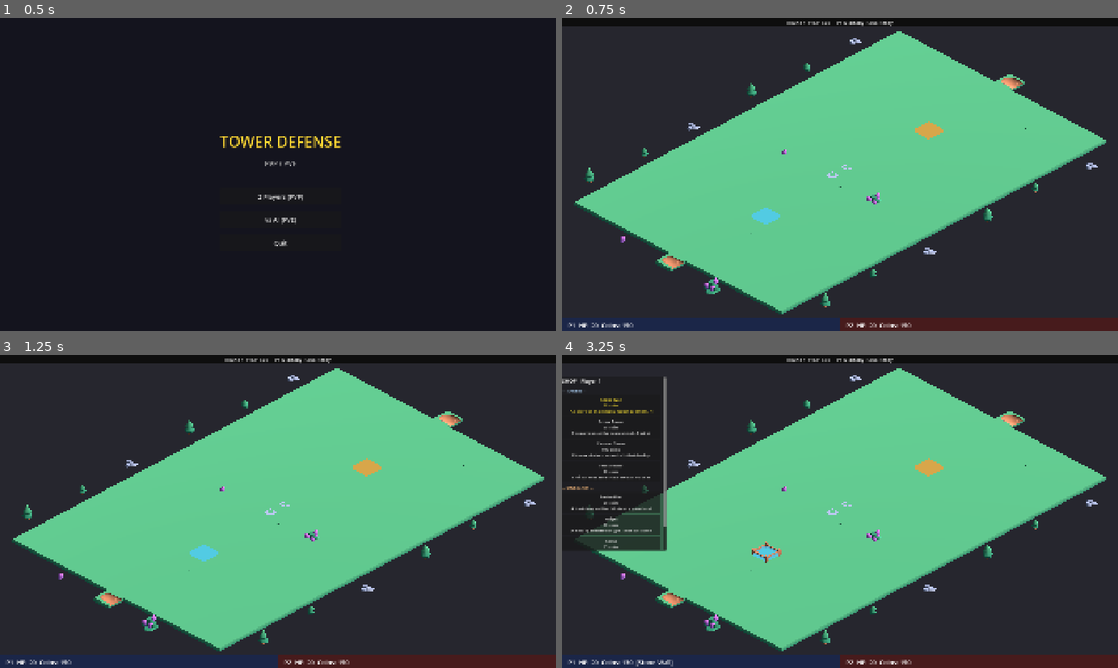
Above: before the commit, frames 1-4 (two rows, left to right).
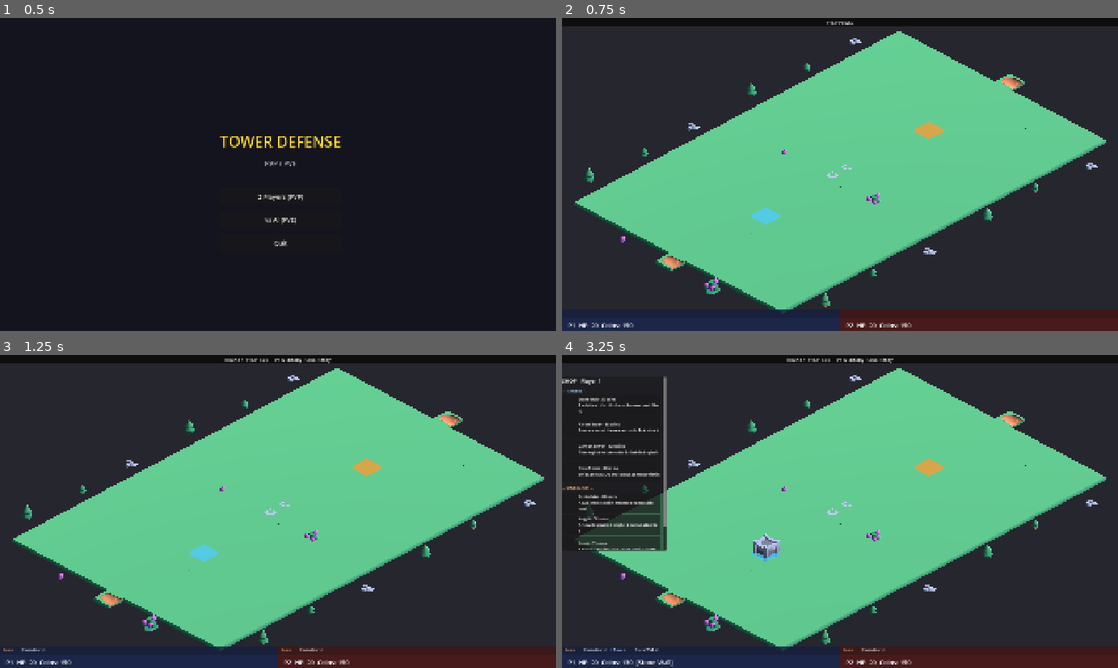
Above: after the commit, the same moments.

Repository: judaheland-dev/tower-defense
Game: Godot game, scene res://scenes/main_menu/MainMenu.tscn
Same seed, same stepped clock (60 frames per second), same inputs: the game is played once before the commit and once after it. Sound files missing from this copy of the repository are replaced by a short silence.
Inputs (mouse positions are in pixels of both pictures, inside the frame that each line leads up to):
- Up to frame 1 (0.5 s): no input
- Up to frame 2 (0.75 s): click "2 Players (PVP)" at 0.5 s
- Up to frame 3 (1.25 s): no input
- Up to frame 4 (3.25 s): tap Enter at 1.25 s; tap Tab (p1_shop) at 1.52, 3.02 s; click (612, 405) at 2 s, where only the run before the commit has a clickable "Stone Wall 20 coins A solid w…"; tap Space at 2.75 s

Frame 1 is identical in both runs. In frame 2, 0.2% of the frame differs, in the area x 37-60%, y 1-95%; in frame 3, 0.1%; in frame 4, 2.3%, in the area x 0-59%, y 13-95%.

Commit message:
Graphics updates and improvements
Co-authored-by: Copilot <copilot@github.com>

Diff:
--- a/resources/MobData.gd
+++ b/resources/MobData.gd
@@ -30,5 +30,6 @@
 @export var debuff_radius: float = 2.0
 
 # Visual
+@export var icon_color: Color = Color(0.5, 0.5, 0.5)
 @export var model_path: String = ""
 @export var model_scale: float = 1.0
--- a/resources/TowerData.gd
+++ b/resources/TowerData.gd
@@ -31,5 +31,6 @@
 @export var upgrade_ids: Array[StringName] = []
 
 # Visual
+@export var icon_color: Color = Color(0.5, 0.5, 0.5)
 @export var model_path: String = ""       # path to GLB scene
 @export var model_scale: float = 1.0
--- a/resources/mobs/mob_armored.tres
+++ b/resources/mobs/mob_armored.tres
@@ -25,5 +25,6 @@
 debuffs_nearby_towers = false
 debuff_attack_slow = 0.5
 debuff_radius = 2.0
+icon_color = Color(0.45, 0.45, 0.55, 1)
 model_path = "res://assets/models/mini-dungeon/Models/GLB format/character-orc.glb"
-model_scale = 4.0
+model_scale = 2.0
--- a/resources/mobs/mob_basic.tres
+++ b/resources/mobs/mob_basic.tres
@@ -25,5 +25,6 @@
 debuffs_nearby_towers = false
 debuff_attack_slow = 0.5
 debuff_radius = 2.0
+icon_color = Color(0.7, 0.5, 0.3, 1)
 model_path = "res://assets/models/mini-dungeon/Models/GLB format/character-human.glb"
-model_scale = 4.0
+model_scale = 2.0
--- a/resources/mobs/mob_fast.tres
+++ b/resources/mobs/mob_fast.tres
@@ -25,5 +25,6 @@
 debuffs_nearby_towers = false
 debuff_attack_slow = 0.5
 debuff_radius = 2.0
+icon_color = Color(0.95, 0.85, 0.2, 1)
 model_path = "res://assets/models/mini-dungeon/Models/GLB format/character-human.glb"
-model_scale = 4.0
+model_scale = 2.0
--- a/resources/mobs/mob_healer.tres
+++ b/resources/mobs/mob_healer.tres
@@ -25,5 +25,6 @@
 debuffs_nearby_towers = false
 debuff_attack_slow = 0.5
 debuff_radius = 2.0
+icon_color = Color(0.4, 0.9, 0.5, 1)
 model_path = "res://assets/models/mini-dungeon/Models/GLB format/character-human.glb"
-model_scale = 4.0
+model_scale = 2.0
--- a/resources/towers/tower_arrow.tres
+++ b/resources/towers/tower_arrow.tres
@@ -17,5 +17,6 @@
 slow_amount = 0.0
 max_health = 80.0
 upgrade_ids = [&"tower_arrow_2"]
+icon_color = Color(0.3, 0.8, 0.3, 1)
 model_path = "res://assets/models/tower-defense-kit/weapon-ballista.glb"
 model_scale = 3.0
--- a/resources/towers/tower_cannon.tres
+++ b/resources/towers/tower_cannon.tres
@@ -17,5 +17,6 @@
 slow_amount = 0.0
 max_health = 120.0
 upgrade_ids = [&"tower_cannon_2"]
+icon_color = Color(0.9, 0.4, 0.2, 1)
 model_path = "res://assets/models/tower-defense-kit/weapon-cannon.glb"
 model_scale = 3.0
--- a/resources/towers/tower_slow.tres
+++ b/resources/towers/tower_slow.tres
@@ -17,5 +17,6 @@
 slow_amount = 0.5
 max_health = 60.0
 upgrade_ids = [&"tower_slow_2"]
+icon_color = Color(0.3, 0.7, 1.0, 1)
 model_path = "res://assets/models/tower-defense-kit/tower-round-crystals.glb"
 model_scale = 3.0
--- a/resources/towers/wall_basic.tres
+++ b/resources/towers/wall_basic.tres
@@ -17,5 +17,6 @@
 slow_amount = 0.0
 max_health = 200.0
 upgrade_ids = []
-model_path = "res://assets/models/tower-defense-kit/wood-structure.glb"
-model_scale = 2.0
+icon_color = Color(0.6, 0.6, 0.6, 1)
+model_path = "res://assets/models/mini-dungeon/Models/GLB format/wall.glb"
+model_scale = 1.8
--- a/scenes/game/Game.gd
+++ b/scenes/game/Game.gd
@@ -13,10 +13,13 @@
 var _p2_hud: CanvasLayer = null
 var _shop_uis: Array[Node] = []
 var _world_root: Node3D = null
+var _info_labels: Array[HBoxContainer] = []  # army/defense info container per player
+var _icon_cache: Dictionary = {}  # model_path -> ImageTexture (pre-rendered 3D icons)
 
 func _ready() -> void:
 	_build_world()
 	_build_huds()
+	await _prerender_item_icons()
 	_build_round_manager()
 
 	GameManager.state_changed.connect(_on_state_changed)
@@ -120,6 +123,9 @@
 	_player_worlds[0].hp_changed.connect(func(_hp: int) -> void: _refresh_hud_label(0, p1_label))
 	_player_worlds[0].selected_item_changed.connect(func(_item: Resource) -> void: _refresh_hud_label(0, p1_label))
 
+	var p1_info := _make_info_strip(Color(0.08, 0.12, 0.25, 0.80), font, 0, 0, 1080 - HUD_STRIP_HEIGHT - 28)
+	_p1_hud.add_child(p1_info)
+
 	# P2 HUD strip - bottom-right corner
 	_p2_hud = CanvasLayer.new()
 	_p2_hud.layer = 2
@@ -131,6 +137,9 @@
 	_refresh_hud_label(1, p2_label)
 	_player_worlds[1].hp_changed.connect(func(_hp: int) -> void: _refresh_hud_label(1, p2_label))
 	_player_worlds[1].selected_item_changed.connect(func(_item: Resource) -> void: _refresh_hud_label(1, p2_label))
+
+	var p2_info := _make_info_strip(Color(0.25, 0.08, 0.08, 0.80), font, 1, 960, 1080 - HUD_STRIP_HEIGHT - 28)
+	_p2_hud.add_child(p2_info)
 
 func _make_hud_strip(color: Color, font: FontFile, player_index: int, x_offset: int, y_offset: int) -> ColorRect:
 	var strip := ColorRect.new()
@@ -173,6 +182,209 @@
 	var item_str := ("  [%s]" % item_name) if item_name != "" else ""
 	label.text = "%s  HP: %d  Coins: %d%s" % [prefix, hp, coins, item_str]
 
+func _make_info_strip(color: Color, font: FontFile, player_index: int, x_offset: int, y_offset: int) -> ColorRect:
+	var strip := ColorRect.new()
+	strip.color = color
+	strip.set_anchors_preset(Control.PRESET_TOP_LEFT)
+	strip.offset_left = x_offset
+	strip.offset_top = y_offset
+	strip.offset_right = x_offset + 960
+	strip.offset_bottom = y_offset + 28
+	strip.mouse_filter = Control.MOUSE_FILTER_IGNORE
+
+	var hbox := HBoxContainer.new()
+	hbox.name = "InfoContainer"
+	hbox.set_anchors_and_offsets_preset(Control.PRESET_FULL_RECT)
+	hbox.offset_left = 12
+	hbox.offset_right = -12
+	hbox.add_theme_constant_override("separation", 6)
+	hbox.mouse_filter = Control.MOUSE_FILTER_IGNORE
+	strip.add_child(hbox)
+
+	# Store for later refresh
+	while _info_labels.size() <= player_index:
+		_info_labels.append(null)
+	_info_labels[player_index] = hbox
+
+	# Connect signals for live updates
+	var world := _player_worlds[player_index]
+	world.mob_queue_changed.connect(func() -> void: _refresh_info_label(player_index))
+	world.tower_changed.connect(func() -> void: _refresh_info_label(player_index))
+	EconomyManager.coins_changed.connect(
+		func(idx: int, _amount: int) -> void:
+			if idx == player_index:
+				_refresh_info_label(player_index)
+	)
+
+	_refresh_info_label(player_index)
+	return strip
+
+func _refresh_info_label(player_index: int) -> void:
+	if player_index >= _info_labels.size() or _info_labels[player_index] == null:
+		return
+	var hbox: HBoxContainer = _info_labels[player_index]
+	var world := _player_worlds[player_index]
+	var font := GameManager.kenney_font()
+
+	# Clear previous children
+	for child in hbox.get_children():
+		child.queue_free()
+
+	var mob_counts: Dictionary = world.call("get_queued_mob_counts")
+	var tower_counts: Dictionary = world.call("get_tower_counts")
+
+	if not mob_counts.is_empty():
+		var army_label := Label.new()
+		army_label.text = "Army:"
+		if font:
+			army_label.add_theme_font_override("font", font)
+		army_label.add_theme_font_size_override("font_size", 12)
+		army_label.add_theme_color_override("font_color", Color(1.0, 0.75, 0.5))
+		army_label.mouse_filter = Control.MOUSE_FILTER_IGNORE
+		hbox.add_child(army_label)
+		for mob_name in mob_counts:
+			var info: Dictionary = mob_counts[mob_name]
+			_add_icon_count(hbox, info, mob_name, font)
+
+	if not mob_counts.is_empty() and not tower_counts.is_empty():
+		var sep := Label.new()
+		sep.text = "|"
+		sep.add_theme_font_size_override("font_size", 12)
+		sep.add_theme_color_override("font_color", Color(0.5, 0.5, 0.5))
+		sep.mouse_filter = Control.MOUSE_FILTER_IGNORE
+		hbox.add_child(sep)
+
+	if not tower_counts.is_empty():
+		var tower_label := Label.new()
+		tower_label.text = "Towers:"
+		if font:
+			tower_label.add_theme_font_override("font", font)
+		tower_label.add_theme_font_size_override("font_size", 12)
+		tower_label.add_theme_color_override("font_color", Color(0.7, 0.85, 1.0))
+		tower_label.mouse_filter = Control.MOUSE_FILTER_IGNORE
+		hbox.add_child(tower_label)
+		for tower_name in tower_counts:
+			var info: Dictionary = tower_counts[tower_name]
+			_add_icon_count(hbox, info, tower_name, font)
+
+func _add_icon_count(hbox: HBoxContainer, info: Dictionary, item_name: String, font: FontFile) -> void:
+	var model_path: String = info.get("model_path", "")
+	var icon := _make_mini_icon(info["color"], 18, model_path)
+	hbox.add_child(icon)
+
+	var lbl := Label.new()
+	lbl.text = "%s x%d" % [item_name, info["count"]]
+	if font:
+		lbl.add_theme_font_override("font", font)
+	lbl.add_theme_font_size_override("font_size", 12)
+	lbl.add_theme_color_override("font_color", Color(0.9, 0.9, 0.9))
+	lbl.mouse_filter = Control.MOUSE_FILTER_IGNORE
+	hbox.add_child(lbl)
+
+func _make_mini_icon(color: Color, size: int, model_path: String = "") -> TextureRect:
+	var rect := TextureRect.new()
+	rect.custom_minimum_size = Vector2(size, size)
+	rect.stretch_mode = TextureRect.STRETCH_KEEP_ASPECT_CENTERED
+	rect.expand_mode = TextureRect.EXPAND_IGNORE_SIZE
+	rect.mouse_filter = Control.MOUSE_FILTER_IGNORE
+	if model_path != "" and _icon_cache.has(model_path):
+		rect.texture = _icon_cache[model_path]
+		rect.self_modulate = color
+	else:
+		# Fallback: colored square
+		var img := Image.create(size, size, false, Image.FORMAT_RGBA8)
+		var border := Color(color.r * 0.5, color.g * 0.5, color.b * 0.5, 1.0)
+		for y in size:
+			for x in size:
+				if x == 0 or y == 0 or x == size - 1 or y == size - 1:
+					img.set_pixel(x, y, border)
+				else:
+					img.set_pixel(x, y, color)
+		rect.texture = ImageTexture.create_from_image(img)
+	return rect
+
+func _prerender_item_icons() -> void:
+	var item_paths := [
+		"res://resources/towers/wall_basic.tres",
+		"res://resources/towers/tower_arrow.tres",
+		"res://resources/towers/tower_cannon.tres",
+		"res://resources/towers/tower_slow.tres",
+		"res://resources/mobs/mob_basic.tres",
+		"res://resources/mobs/mob_armored.tres",
+		"res://resources/mobs/mob_fast.tres",
+		"res://resources/mobs/mob_healer.tres",
+	]
+
+	var unique_models: Dictionary = {}  # model_path -> render_scale (float)
+	for path in item_paths:
+		if not ResourceLoader.exists(path):
+			continue
+		var item: Resource = load(path)
+		var model_path: String = item.get("model_path") if item.get("model_path") else ""
+		var model_scale: float = item.get("model_scale") if item.get("model_scale") != null else 1.0
+		if model_path != "" and ResourceLoader.exists(model_path):
+			# Keep the largest scale if multiple items share a model
+			if not unique_models.has(model_path) or model_scale > unique_models[model_path]:
+				unique_models[model_path] = model_scale
+
+	if unique_models.is_empty():
+		return
+
+	# Temporary SubViewport for rendering model icons
+	var viewport := SubViewport.new()
+	viewport.size = Vector2i(128, 128)
+	viewport.transparent_bg = true
+	viewport.render_target_update_mode = SubViewport.UPDATE_ALWAYS
+	viewport.own_world_3d = true
+	add_child(viewport)
+
+	var cam := Camera3D.new()
+	cam.projection = Camera3D.PROJECTION_ORTHOGONAL
+	cam.size = 2.5
+	cam.position = Vector3(1.5, 2.0, 1.5)
+	viewport.add_child(cam)
+	cam.look_at(Vector3(0.0, 0.5, 0.0), Vector3.UP)
+
+	var light := DirectionalLight3D.new()
+	light.rotation_degrees = Vector3(-45.0, 45.0, 0.0)
+	light.light_energy = 1.5
+	viewport.add_child(light)
+
+	var env_node := WorldEnvironment.new()
+	var environment := Environment.new()
+	environment.background_mode = Environment.BG_COLOR
+	environment.background_color = Color(0.0, 0.0, 0.0, 0.0)
+	environment.ambient_light_source = Environment.AMBIENT_SOURCE_COLOR
+	environment.ambient_light_color = Color(0.7, 0.7, 0.7)
+	environment.ambient_light_energy = 0.8
+	env_node.environment = environment
+	viewport.add_child(env_node)
+
+	# Wall (model_scale=1.8) looks correct at cam size 2.5.
+	# Scale other models relative to the wall so they fill the frame similarly.
+	var reference_scale := 1.8
+
+	for model_path in unique_models:
+		var render_scale: float = unique_models[model_path]
+		var scene: PackedScene = load(model_path)
+		var inst := scene.instantiate()
+		# Scale the model so it fills the viewport like the wall does
+		var scale_factor := render_scale / reference_scale
+		inst.scale = Vector3.ONE * scale_factor
+		viewport.add_child(inst)
+
+		# Wait 2 frames for the viewport to render the model
+		await get_tree().process_frame
+		await get_tree().process_frame
+
+		var img := viewport.get_texture().get_image()
+		_icon_cache[model_path] = ImageTexture.create_from_image(img)
+
+		viewport.remove_child(inst)
+		inst.queue_free()
+
+	viewport.queue_free()
+
 func _build_round_manager() -> void:
 	_round_manager = load("res://systems/RoundManager.gd").new()
 	_round_manager.player_worlds = _player_worlds
@@ -184,6 +396,7 @@
 		var shop: CanvasLayer = load("res://scenes/game/ShopUI.gd").new()
 		shop.player_index = i
 		shop.player_world = _player_worlds[i]
+		shop.icon_cache = _icon_cache
 		# P1 shop on left edge, P2 shop on right edge
 		shop.viewport_top = STATUS_BAR_HEIGHT
 		shop.viewport_left = 0 if i == 0 else (1920 - 360)
--- a/scenes/game/PlayerWorld.gd
+++ b/scenes/game/PlayerWorld.gd
@@ -43,6 +43,8 @@
 signal hp_changed(new_hp: int)
 signal mob_reached_exit(mob: Node)
 signal selected_item_changed(item: Resource)
+signal mob_queue_changed()
+signal tower_changed()
 
 func _ready() -> void:
 	add_to_group("nav_geo")  # lets the NavigationMesh bake scan this node + all children
@@ -321,6 +323,14 @@
 func _try_place() -> void:
 	if _selected_item == null:
 		return
+	# Mob purchases don't need a grid cell - handle before any grid checks
+	if _selected_item is MobData:
+		var data: MobData = _selected_item
+		if not EconomyManager.can_afford(player_index, data.cost):
+			return
+		EconomyManager.spend(player_index, data.cost)
+		_queue_mob(data)
+		return
 	if _grid[_cursor_col][_cursor_row]:
 		return  # already occupied
 	# Protect cells near spawn (center edge) and exit (outer edge)
@@ -345,12 +355,6 @@
 		_grid[_cursor_col][_cursor_row] = true
 		EconomyManager.spend(player_index, data.cost)
 		_spawn_tower(data, _cursor_col, _cursor_row)
-	elif _selected_item is MobData:
-		var data: MobData = _selected_item
-		if not EconomyManager.can_afford(player_index, data.cost):
-			return
-		EconomyManager.spend(player_index, data.cost)
-		_queue_mob(data)
 
 func _try_sell() -> void:
 	var key := "%d,%d" % [_cursor_col, _cursor_row]
@@ -364,6 +368,7 @@
 	_tower_nodes.erase(key)
 	_grid[_cursor_col][_cursor_row] = false
 	_pathfinding.bake_async()
+	tower_changed.emit()
 
 # ---------- tower spawning ----------
 
@@ -377,6 +382,7 @@
 	var key := "%d,%d" % [col, row]
 	_tower_nodes[key] = tower
 	_pathfinding.bake_async()
+	tower_changed.emit()
 	AudioManager.play_sfx_path("res://assets/audio/sfx_place.ogg", -4.0)
 
 # ---------- mob management ----------
@@ -385,6 +391,7 @@
 
 func _queue_mob(data: MobData) -> void:
 	_queued_mobs.append(data)
+	mob_queue_changed.emit()
 	AudioManager.play_sfx_path("res://assets/audio/sfx_click.ogg", -6.0, 0.9)
 
 func get_queued_mobs() -> Array[MobData]:
@@ -392,6 +399,29 @@
 
 func clear_queued_mobs() -> void:
 	_queued_mobs.clear()
+	mob_queue_changed.emit()
+
+func get_queued_mob_counts() -> Dictionary:
+	# Returns {display_name: {"count": int, "color": Color, "model_path": String}}
+	var counts := {}
+	for mob_data in _queued_mobs:
+		var n: String = mob_data.display_name
+		if not counts.has(n):
+			counts[n] = {"count": 0, "color": mob_data.icon_color, "model_path": mob_data.model_path}
+		counts[n]["count"] += 1
+	return counts
+
+func get_tower_counts() -> Dictionary:
+	# Returns {display_name: {"count": int, "color": Color, "model_path": String}}
+	var counts := {}
+	for tower_node in _tower_nodes.values():
+		var data: TowerData = tower_node.get("data")
+		if data:
+			var n: String = data.display_name
+			if not counts.has(n):
+				counts[n] = {"count": 0, "color": data.icon_color, "model_path": data.model_path}
+			counts[n]["count"] += 1
+	return counts
 
 func spawn_mob(data: MobData) -> void:
 	var mob: Node = load("res://scenes/game/MobNode.gd").new()
@@ -446,6 +476,7 @@
 			if parts.size() == 2:
 				_grid[int(parts[0])][int(parts[1])] = false
 			_pathfinding.bake_async()
+			tower_changed.emit()
 			break
 
 func _on_state_changed(new_state: GameManager.GameState) -> void:
--- a/scenes/game/ShopUI.gd
+++ b/scenes/game/ShopUI.gd
@@ -25,6 +25,9 @@
 var _focused_idx: int = 0
 var _nav_timer: float = 0.0
 const NAV_REPEAT_DELAY: float = 0.18
+
+# Pre-rendered 3D model icon textures, set by Game.gd before add_child
+var icon_cache: Dictionary = {}
 
 func _ready() -> void:
 	process_mode = Node.PROCESS_MODE_ALWAYS
@@ -130,12 +133,34 @@
 	var name_str: String = item.get("display_name") if item.get("display_name") else "?"
 	var cost: int = item.get("cost") if item.get("cost") != null else 0
 	var desc: String = item.get("description") if item.get("description") else ""
-	btn.text = "%s\n%d coins\n%s" % [name_str, cost, desc.left(40)]
-	btn.autowrap_mode = TextServer.AUTOWRAP_WORD_SMART
+
+	# Layout: HBoxContainer with icon on left + text on right
+	var hbox := HBoxContainer.new()
+	hbox.set_anchors_and_offsets_preset(Control.PRESET_FULL_RECT)
+	hbox.add_theme_constant_override("separation", 8)
+	hbox.mouse_filter = Control.MOUSE_FILTER_IGNORE
+
+	var icon := _make_item_icon(item, 48)
+	hbox.add_child(icon)
+
+	var text_label := Label.new()
+	text_label.text = "%s - %d coins\n%s" % [name_str, cost, desc.left(45)]
+	text_label.autowrap_mode = TextServer.AUTOWRAP_WORD_SMART
+	text_label.size_flags_horizontal = Control.SIZE_EXPAND_FILL
+	text_label.vertical_alignment = VERTICAL_ALIGNMENT_CENTER
+	text_label.mouse_filter = Control.MOUSE_FILTER_IGNORE
+	if font:
+		text_label.add_theme_font_override("font", font)
+	text_label.add_theme_font_size_override("font_size", 13)
+	hbox.add_child(text_label)
+
+	btn.add_child(hbox)
 
 	if font:
 		btn.add_theme_font_override("font", font)
 	btn.add_theme_font_size_override("font_size", 14)
+	# Hide button's own text since we use the label inside hbox
+	btn.text = ""
 
 	btn.pressed.connect(func() -> void:
 		if player_world:
@@ -145,6 +170,33 @@
 	)
 	_item_buttons.append(btn)
 	return btn
+
+func _make_item_icon(item: Resource, size: int) -> TextureRect:
+	var model_path: String = item.get("model_path") if item.get("model_path") else ""
+	var color: Color = item.get("icon_color") if item.get("icon_color") != null else Color(0.5, 0.5, 0.5)
+	var rect := TextureRect.new()
+	rect.custom_minimum_size = Vector2(size, size)
+	rect.stretch_mode = TextureRect.STRETCH_KEEP_ASPECT_CENTERED
+	rect.expand_mode = TextureRect.EXPAND_IGNORE_SIZE
+	rect.mouse_filter = Control.MOUSE_FILTER_IGNORE
+	if model_path != "" and icon_cache.has(model_path):
+		rect.texture = icon_cache[model_path]
+		rect.self_modulate = color
+	else:
+		# Fallback: colored square
+		var img := Image.create(size, size, false, Image.FORMAT_RGBA8)
+		var border := Color(color.r * 0.5, color.g * 0.5, color.b * 0.5, 1.0)
+		var highlight := Color(minf(color.r + 0.3, 1.0), minf(color.g + 0.3, 1.0), minf(color.b + 0.3, 1.0), 1.0)
+		for y in size:
+			for x in size:
+				if x == 0 or y == 0 or x == size - 1 or y == size - 1:
+					img.set_pixel(x, y, border)
+				elif x <= 2 or y <= 2:
+					img.set_pixel(x, y, highlight)
+				else:
+					img.set_pixel(x, y, color)
+		rect.texture = ImageTexture.create_from_image(img)
+	return rect
 
 func toggle() -> void:
 	_set_panel_visible(not _is_visible)
--- a/systems/RoundManager.gd
+++ b/systems/RoundManager.gd
@@ -90,7 +90,7 @@
 		for mob_data in queued:
 			defender_world.call("spawn_mob", mob_data)
 			_mobs_spawned_on_field[defender_index] += 1
-		attacker_world.call("clear_queued_mobs")
+		# Army persists across rounds - do NOT clear the queue
 
 func _check_play_end() -> void:
 	for i in player_worlds.size():
--- a/systems/SimpleAI.gd
+++ b/systems/SimpleAI.gd
@@ -67,16 +67,21 @@
 func _buy_mobs(budget: int, round_num: int) -> void:
 	if _mob_items.is_empty():
 		return
+	# Army persists across rounds - only buy a few new mobs each PREP
+	# Cap new purchases to avoid runaway army growth
+	var max_new_mobs := 3 + round_num  # scales mildly with round
+	var purchased := 0
 	var remaining := budget
 	# Higher rounds unlock better mobs
 	var max_tier := mini(round_num, _mob_items.size() - 1)
-	while remaining > 0:
+	while remaining > 0 and purchased < max_new_mobs:
 		var tier := randi() % (max_tier + 1)
 		var mob_data: MobData = _mob_items[tier]
 		if mob_data.cost <= remaining and EconomyManager.can_afford(1, mob_data.cost):
 			EconomyManager.spend(1, mob_data.cost)
 			player_world.call("_queue_mob", mob_data)
 			remaining -= mob_data.cost
+			purchased += 1
 		else:
 			break  # can't afford anything more
 
